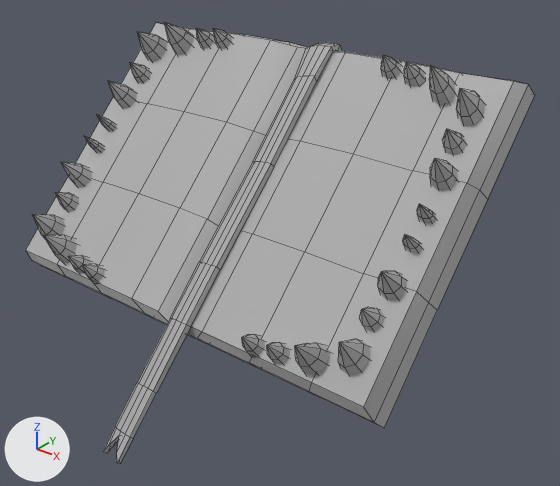
Before and after pictures for a commit that changed the FBX model The Forgotten Pages/Assets/Art/mimic.fbx.
Rendered twice from a 50 mm lens placed at (2.44, -2.25, 5.3), pointed at (0.26, 0.48, 3.61). Lighting does not change. The marker at lower left points along +X, +Y and +Z. Mesh edges are drawn as thin lines. Where no turn or scale is listed for an object, it has been applied to the vertices.

Names of what the first picture shows: 'BookOpen_01'.
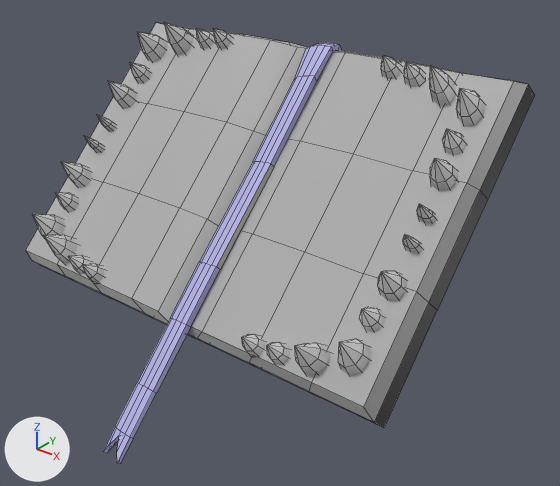
What changed in the scene script:
```text
Add mat_back:
    mat_back = principled_material('back')
    mat_back.base_color = (0.0111, 0.0111, 0.0111)  # black #1b1b1b
Add mat_bookmark:
    mat_bookmark = principled_material('bookmark')
    mat_bookmark.base_color = (0.459, 0.449, 0.8)  # blue #b4b3e7
Add mat_teeth:
    mat_teeth = principled_material('teeth')
    mat_teeth.base_color = (0.8, 0.8, 0.8)  # white #e7e7e7
Change me_mesh:
    where me_mesh.from_pydata(...)  # 686 vertices, 678 faces; spans x -1.18..1.18, y -0.56..1.19, z -0.44..1.26
    used by ob_bookopen_01; location = (0.0, 0.0, 3.256)
    me_mesh part 1: 20 of the faces centred in x -1.17..1.17, y -0.02..0.22, z -0.02..0.17 switch from mat_booksa_mtl (light grey #cacaca) to mat_back (black #1b1b1b)
    me_mesh part 2: 20 of the faces centred in x -1.17..1.17, y 0.97..1.16, z 0.92..1.16 switch from mat_booksa_mtl (light grey #cacaca) to mat_back (black #1b1b1b)
    me_mesh part 3: 12 of the faces centred in x -1.17..1.17, y 0.58..0.61, z 0.53..0.56 switch from mat_booksa_mtl (light grey #cacaca) to mat_back (black #1b1b1b)
    me_mesh part 4: 238 of the faces centred in x -1.1..-0.52, y -0.1..1.03, z 0.1..1.23 switch from mat_booksa_mtl (light grey #cacaca) to mat_teeth (white #e7e7e7)
    me_mesh part 5: 238 of the faces centred in x 0.49..1.07, y -0.1..1.03, z 0.1..1.23 switch from mat_booksa_mtl (light grey #cacaca) to mat_teeth (white #e7e7e7)
    me_mesh part 6: 53 of the faces centred in x 0.01..0.15, y -0.54..0.39, z -0.41..0.52 switch from mat_booksa_mtl (light grey #cacaca) to mat_bookmark (blue #b4b3e7)
    me_mesh part 7: 44 of the faces centred in x 0.01..0.15, y 0.73..1.14, z 0.86..1.22 switch from mat_booksa_mtl (light grey #cacaca) to mat_bookmark (blue #b4b3e7)
```

What differs and where, as boxes (x1, y1, x2, y2) in the pictures (560 x 486 px):
part 1 of me_mesh, recoloured (grey to black): (36, 262, 437, 428) in both
part 2 of me_mesh, recoloured (grey to black): (480, 85, 534, 199) in both
part 3 of me_mesh, recoloured: (429, 191, 487, 310) in both
part 4 of me_mesh, recoloured: (32, 22, 232, 283) in both
part 5 of me_mesh, recoloured: (242, 56, 485, 376) in both
part 6 of me_mesh, recoloured (grey to blue): (103, 161, 270, 464) in both
part 7 of me_mesh, recoloured (grey to blue): (253, 43, 342, 166) in both
